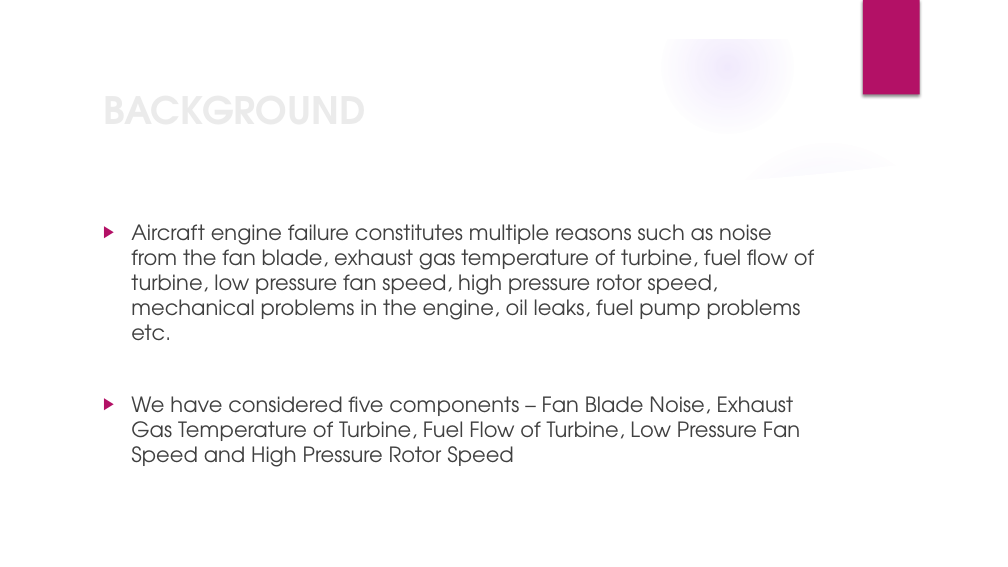
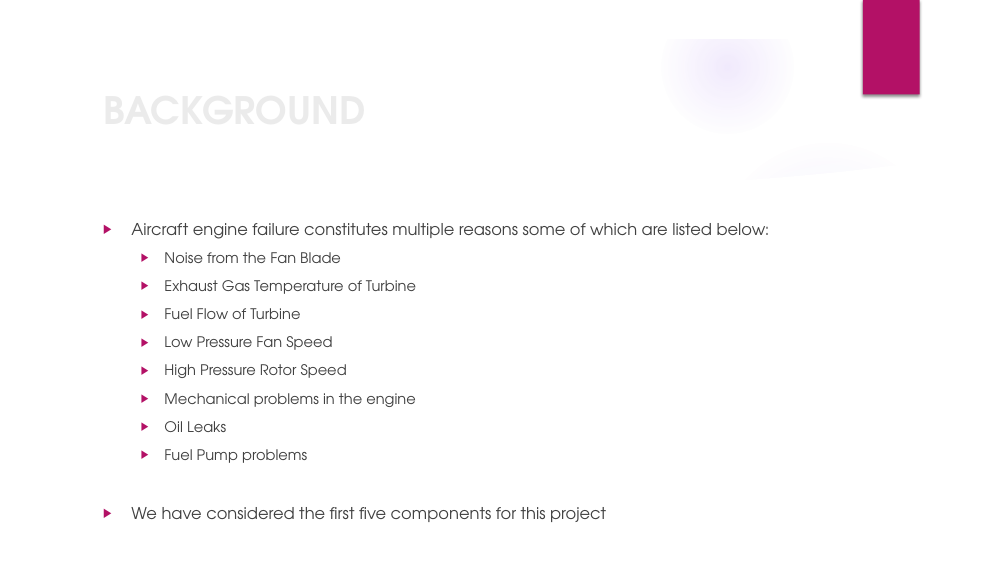
Before and after one commit to nsudhanva/ectm, a slide deck: slide 3 of docs/ectm_presentation.pptx. Drawn at 1008x567 pixels with LibreOffice and Linux fonts; fonts in the diff are those of the drawing; background and template pictures are left out. Boxes give left, top, right and bottom in pixels: in the first picture for what was removed or moved away, otherwise in the second. Text is boxed around its words. In the diff, an @@ line names an element or a change of style, - is before the commit and + after.

```diff
--- a/docs/ectm_presentation.pptx
+++ b/docs/ectm_presentation.pptx
@@ text at [131, 223, 770, 522]: text changed; size 20 to 13.9 pt @@
-▶ Aircraft engine failure constitutes multiple reasons such as noise from the fan blade, exhaust gas temperature of turbine, fuel flow of turbine, low pressure fan speed, high pressure rotor speed, mechanical problems in the engine, oil leaks, fuel pump problems etc.
-▶ We have considered five components – Fan Blade Noise, Exhaust Gas Temperature of Turbine, Fuel Flow of Turbine, Low Pressure Fan Speed and High Pressure Rotor Speed
+▶ Aircraft engine failure constitutes multiple reasons some of which are listed below:
+  ▶ Noise from the Fan Blade
+  ▶ Exhaust Gas Temperature of Turbine
+  ▶ Fuel Flow of Turbine
+  ▶ Low Pressure Fan Speed
+  ▶ High Pressure Rotor Speed
+  ▶ Mechanical problems in the engine
+  ▶ Oil Leaks
+  ▶ Fuel Pump problems
+▶ We have considered the first five components for this project
```
Also in this commit, not shown: 6 other slides changed, 6 slides added, 7 other files.
